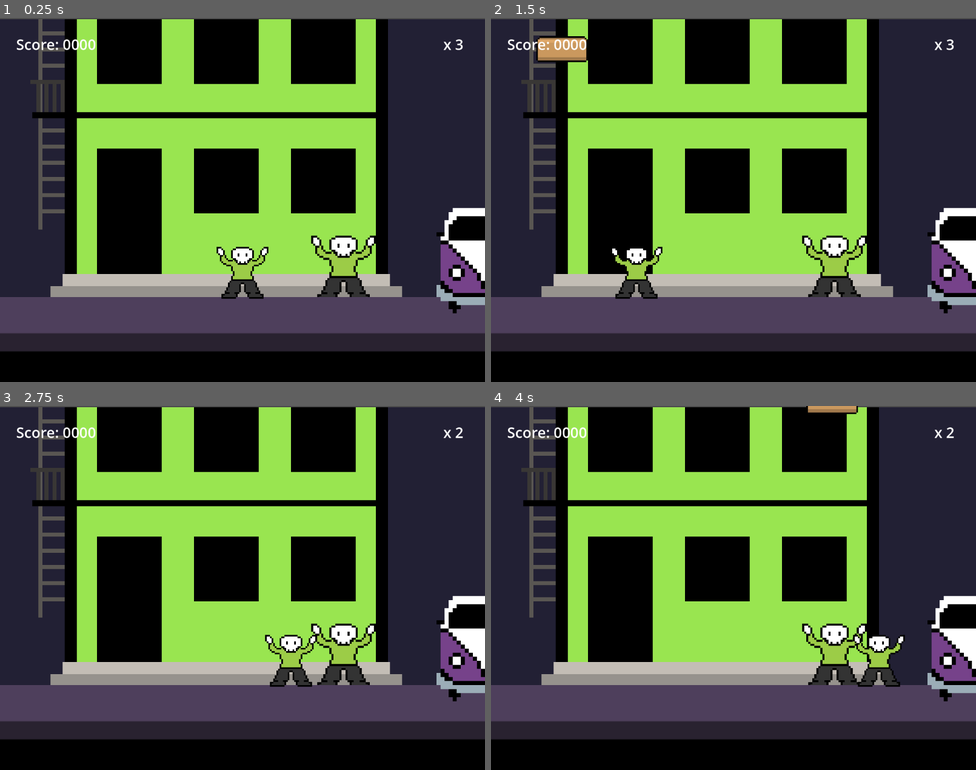
Above: before the commit, frames 1-4 (two rows, left to right).
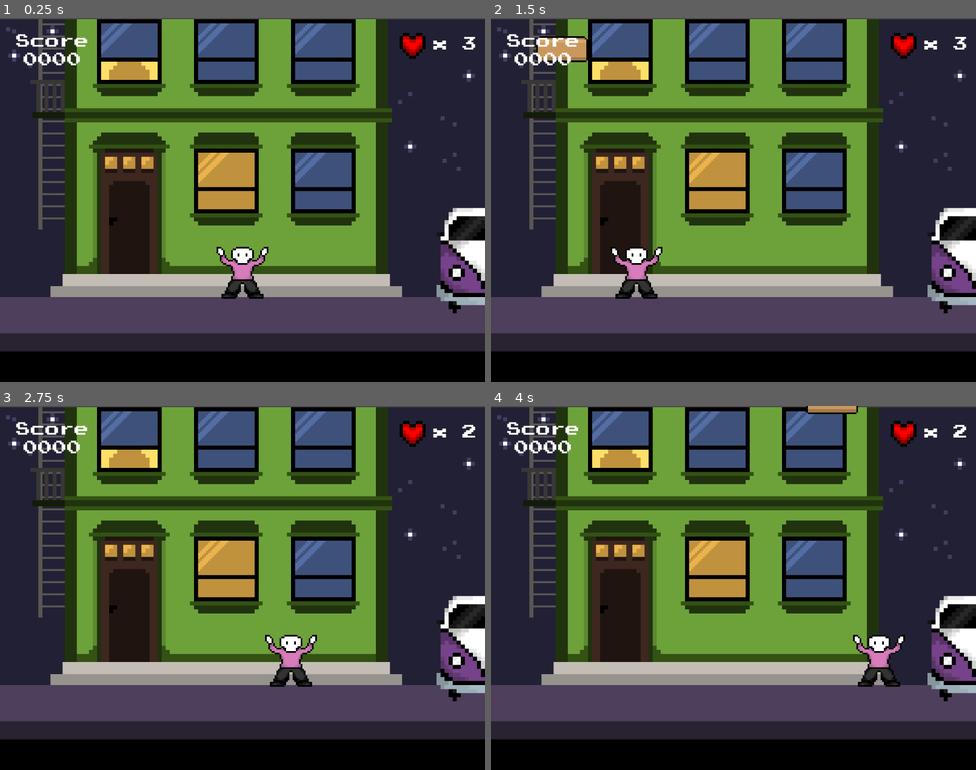
Above: after the commit, the same moments.

Repository: itstaris/amar-nao-eh-pecado
Game: Godot game, scene res://scenes/main.tscn
The game is run twice, just before and just after one commit, with the same random seed, the same clock (stepped at 60 frames per second) and the same inputs.
Inputs (mouse positions are in pixels of both pictures, inside the frame that each line leads up to):
- Up to frame 1 (0.25 s): no input
- Up to frame 2 (1.5 s): tap Enter at 0.5 s; move the mouse to (840, 181) at 0.52 s; move the mouse to (636, 218) at 1.27 s
- Up to frame 3 (2.75 s): move the mouse to (291, 507) at 2.02 s
- Up to frame 4 (4 s): tap Space at 2.75 s; move the mouse to (709, 660) at 2.77 s; tap Enter at 3.5 s; move the mouse to (879, 642) at 3.52 s

The runs differ from the first frame. In frame 1, 46% of the frame differs, in the area x 1-100%, y 0-79%; in frame 2, 45%; in frame 3, 46%; in frame 4, 46%.

Commit message:
added details and main background

Diff:
--- a/scenes/main.tscn
+++ b/scenes/main.tscn
@@ -7,7 +7,9 @@
 [ext_resource type="Script" path="res://scripts/score_manager.gd" id="4_vatne"]
 [ext_resource type="PackedScene" uid="uid://cg6sdm1kwud5o" path="res://scenes/kombi.tscn" id="5_ciej0"]
 [ext_resource type="PackedScene" uid="uid://5p60yd2p8fye" path="res://scenes/chao.tscn" id="6_kuh63"]
+[ext_resource type="FontFile" uid="uid://dvgphr601eq8k" path="res://assets/PressStart2P.ttf" id="7_8nhbx"]
 [ext_resource type="AudioStream" uid="uid://itte6ihkam5h" path="res://sounds/Screen_Recording_20241216_170849_YouTube.mp3" id="7_nwknv"]
+[ext_resource type="Texture2D" uid="uid://bqbhapg4vgesg" path="res://assets/heart.png" id="8_kns1o"]
 
 [node name="main" type="Node2D"]
 script = ExtResource("1_0t5fh")
@@ -43,28 +45,37 @@
 offset_top = 40.0
 offset_right = 155.0
 offset_bottom = 90.0
+theme_override_fonts/font = ExtResource("7_8nhbx")
 theme_override_font_sizes/font_size = 36
-text = "Score: "
+text = "Score"
 
 [node name="score_counter" type="Label" parent="CanvasLayer/Control"]
 layout_mode = 0
-offset_left = 155.0
-offset_top = 40.0
-offset_right = 270.0
-offset_bottom = 90.0
+offset_left = 58.0
+offset_top = 86.0
+offset_right = 202.0
+offset_bottom = 136.0
+theme_override_fonts/font = ExtResource("7_8nhbx")
 theme_override_font_sizes/font_size = 36
 text = "0000"
 
 [node name="life_counter" type="Label" parent="CanvasLayer/Control"]
 layout_mode = 0
-offset_left = 1032.0
+offset_left = 1065.0
 offset_top = 40.0
-offset_right = 1147.0
+offset_right = 1180.0
 offset_bottom = 90.0
+theme_override_fonts/font = ExtResource("7_8nhbx")
 theme_override_font_sizes/font_size = 36
 text = "x 3"
 horizontal_alignment = 2
 vertical_alignment = 1
+
+[node name="Heart" type="Sprite2D" parent="CanvasLayer/Control"]
+texture_filter = 1
+position = Vector2(1021, 69)
+scale = Vector2(4, 4)
+texture = ExtResource("8_kns1o")
 
 [node name="kombi" parent="." instance=ExtResource("5_ciej0")]
 position = Vector2(1200, 600)
Binary file changed: assets/1_caixa_test.png
Binary file changed: assets/2_caixa_test.png
Binary file changed: assets/3_caixa_test.png
Binary file changed: assets/4_caixa_test.png
Binary file changed: assets/5_caixa_test.png
Binary file added: assets/PressStart2P.ttf
Not shown, added: assets/PressStart2P.ttf.import
Binary file changed: assets/apartment_v3.png
Binary file added: assets/heart.png
Not shown, added: assets/heart.png.import
Binary file changed: assets/idle_test.png
Binary file changed: assets/kombi_v1.png
(and 1 more such lines)
